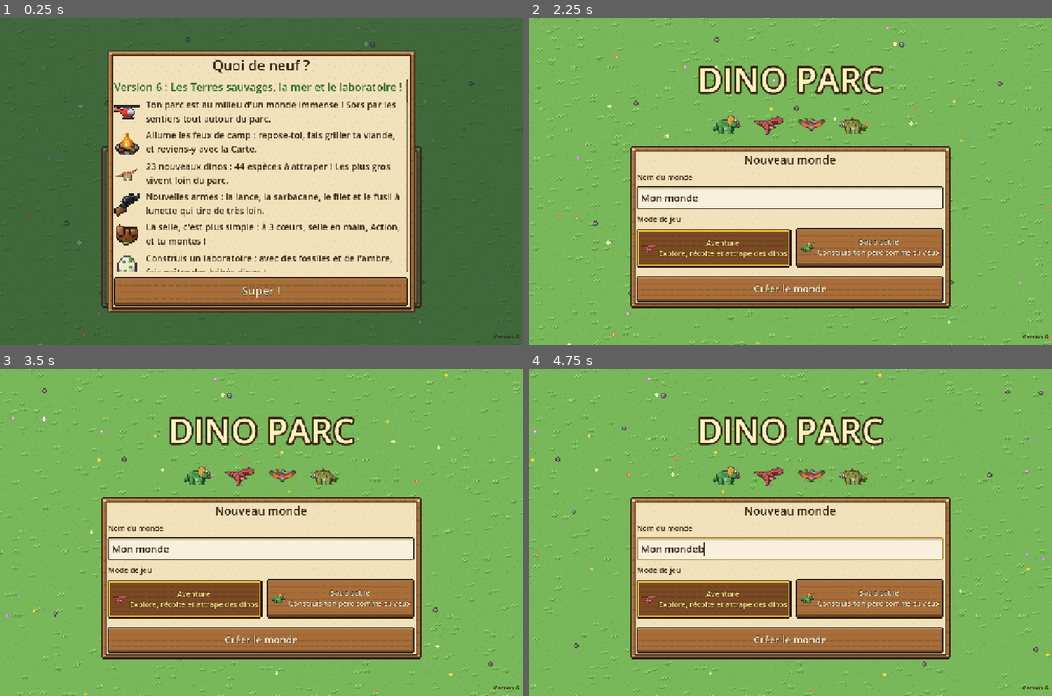
Above: before the commit, frames 1-4 (two rows, left to right).
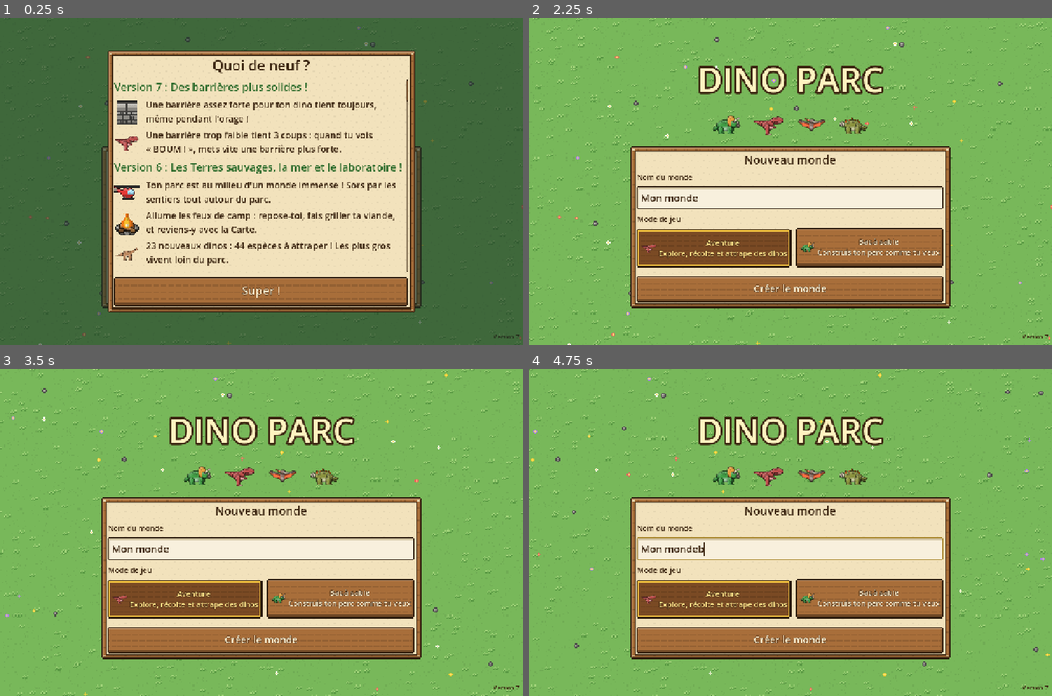
Above: after the commit, the same moments.

Repository: kevindjf/dino-parc
Game: Godot game, scene res://main.tscn
The game is run twice, just before and just after one commit, with the same random seed, the same clock (stepped at 60 frames per second) and the same inputs.
Inputs (mouse positions are in pixels of both pictures, inside the frame that each line leads up to):
- Up to frame 1 (0.25 s): no input
- Up to frame 2 (2.25 s): click "Aventure Explore, récolte et …" at 0.5 s; click "Bac à sable Construis ton par…" at 1.25 s; click "Créer le monde" at 2 s
- Up to frame 3 (3.5 s): tap Enter at 2.75 s; move the mouse to (376, 516) at 2.77 s; hold Right from 2.78 s (still down); tap I at 2.85 s; click (376, 516) at 2.92 s; tap Space at 3.02, 3.32 s
- Up to frame 4 (4.75 s): release Right at 3.5 s; drag from (685, 548) to (764, 597) at 3.52 s; move the mouse to (842, 460) at 4.27 s; hold Right from 4.28 s (still down); tap B at 4.35 s

The runs differ from the first frame. In frame 1, 8.1% of the frame differs, in the area x 21-100%, y 19-98%; in frame 2, less than 0.1%; in frame 3, less than 0.1%; in frame 4, less than 0.1%.

Commit message:
docs: news for version 7, stronger fences
Co-Authored-By: Claude Opus 5.5 (1M context) <noreply@anthropic.com>

Diff:
--- a/scripts/news.gd
+++ b/scripts/news.gd
@@ -7,6 +7,14 @@
 # Pictures: any id of items.gd ("wood", "pickaxe_iron", ...) or "dino:<species>".
 
 const ENTRIES := [
+	{
+		"version": 7,
+		"title": "Des barrières plus solides !",
+		"items": [
+			["fence_stone", "Une barrière assez forte pour ton dino tient toujours, même pendant l'orage !"],
+			["dino:trex", "Une barrière trop faible tient 3 coups : quand tu vois « BOUM ! », mets vite une barrière plus forte."],
+		],
+	},
 	{
 		"version": 6,
 		"title": "Les Terres sauvages, la mer et le laboratoire !",
